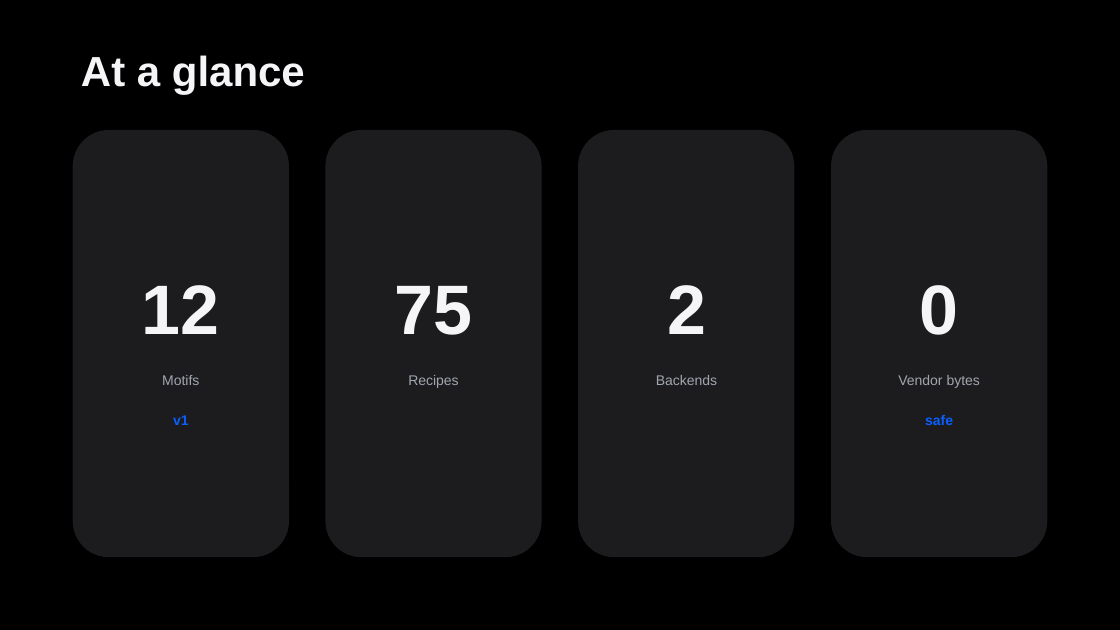
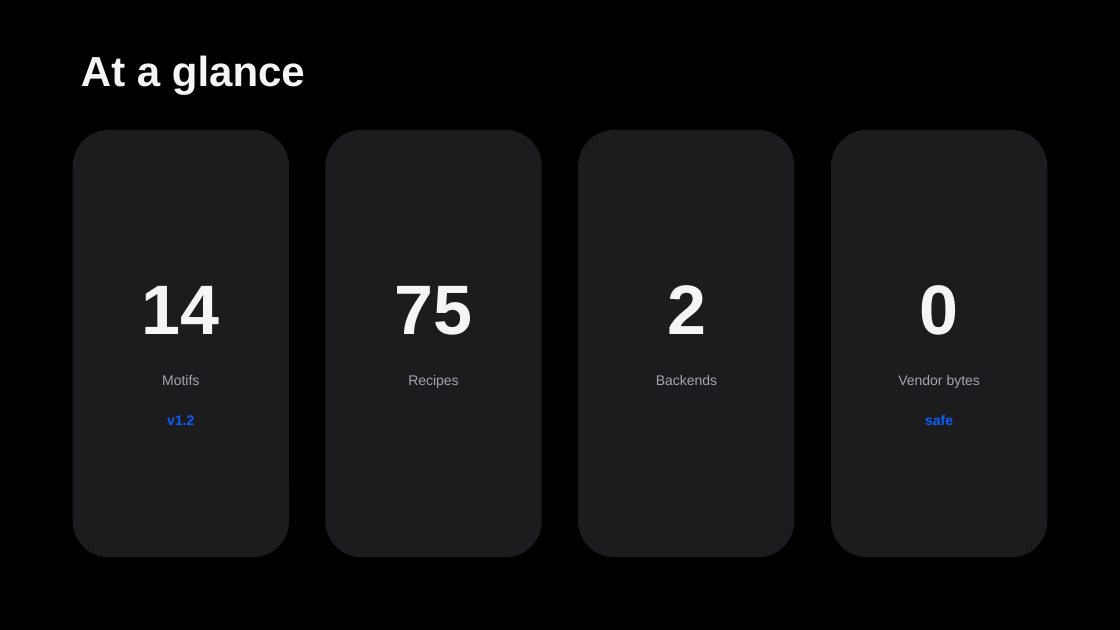
Before and after one commit to kimmingul/designmd-pptx, a slide deck: slide 3 of demo/designmd-pptx-best-v2.1.2.pptx. Drawn at 1120x630 pixels with LibreOffice and Linux fonts; fonts in the diff are those of the drawing. Boxes give left, top, right and bottom in pixels: in the first picture for what was removed or moved away, otherwise in the second. Text is boxed around its words. In the diff, an @@ line names an element or a change of style, - is before the commit and + after.

```diff
--- a/demo/designmd-pptx-best-v2.1.2.pptx
+++ b/demo/designmd-pptx-best-v2.1.2.pptx
@@ text at box(142, 286, 220, 334): text changed @@
-12
+14
@@ text at box(167, 415, 194, 425): text changed @@
-v1
+v1.2
```
Also in this commit, not shown: 34 other files.
